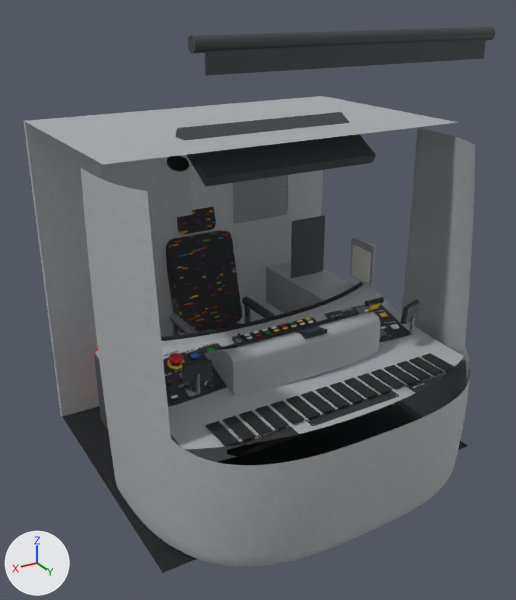
Renders of the glTF model assets/models/rolling_stock/angers_x05/cab.glb from each side of a commit.
Rendered twice from a 50 mm camera at (2.19, 6.92, 3.14) aimed at (0.02, 3.31, 1.33). The axes (+X, +Y, +Z) are drawn at lower left. The lights are the same throughout. The first picture is the older version. Where no turn or scale is listed for an object, it has been applied to the vertices. Vertices at exactly the same position are counted once.

Names of what the first picture shows: 'cab_shell', 'desk', 'driver_seat' and 8 more.
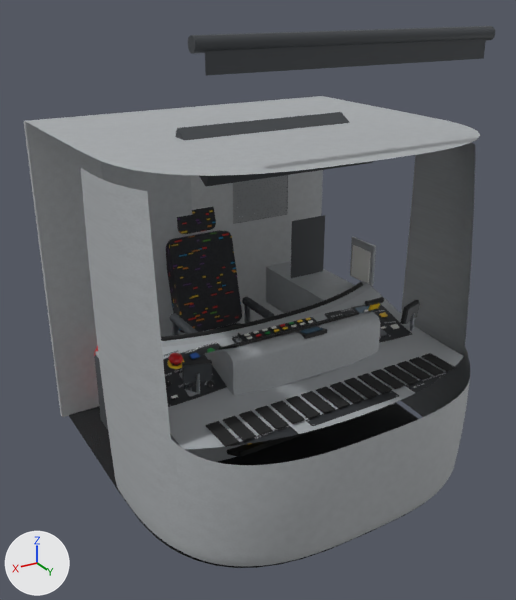
Changed parts and their boxes [x1, y1, x2, y2] in the pictures (516 x 600 px):
'cab_shell', reshaped: before [24, 26, 495, 573]; after [24, 26, 495, 568]
part 1 of me_cab_shell, added: after [69, 402, 423, 568]
part 2 of me_cab_shell, built on: before [24, 97, 468, 573]; after [24, 97, 480, 417]

Patch to the scene script:
```diff
--- a/assets/models/rolling_stock/angers_x05/cab.glb.py
+++ b/assets/models/rolling_stock/angers_x05/cab.glb.py
@@ me_cab_shell @@
 # used by ob_cab_shell; location = (0.0, 0.0, 0.0)
-me_cab_shell.from_pydata(...)  # 2903 vertices, 5160 faces; spans x -1.12..1.12, y 1.88..4.54, z 0.32..2.98
+me_cab_shell.from_pydata(...)  # 2957 vertices, 5214 faces; spans x -1.12..1.12, y 1.88..4.54, z 0.32..2.98
+# me_cab_shell part 1: a new loose piece of 30 vertices spanning x -1.08..1.08, y 2.4..4.49, z 0.32, in mat_cab_floor
+# me_cab_shell part 2
+# 6 vertices are removed from x -1.12..1.12, y 2.4..4.17, z 0.32..2.42
+# 13 faces are deleted
+# 30 vertices are added at x -1.12..1.12, y 2.4..4.35, z 2.42
+# 38 new faces join them, mat_cab_lining
 me_cab_shell.materials.append(mat_btn_black)
```
